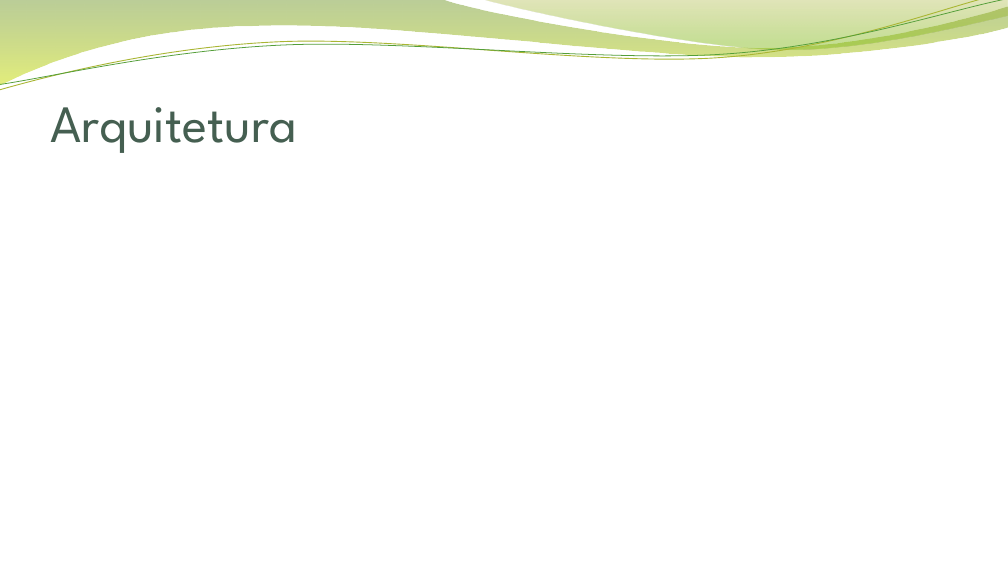
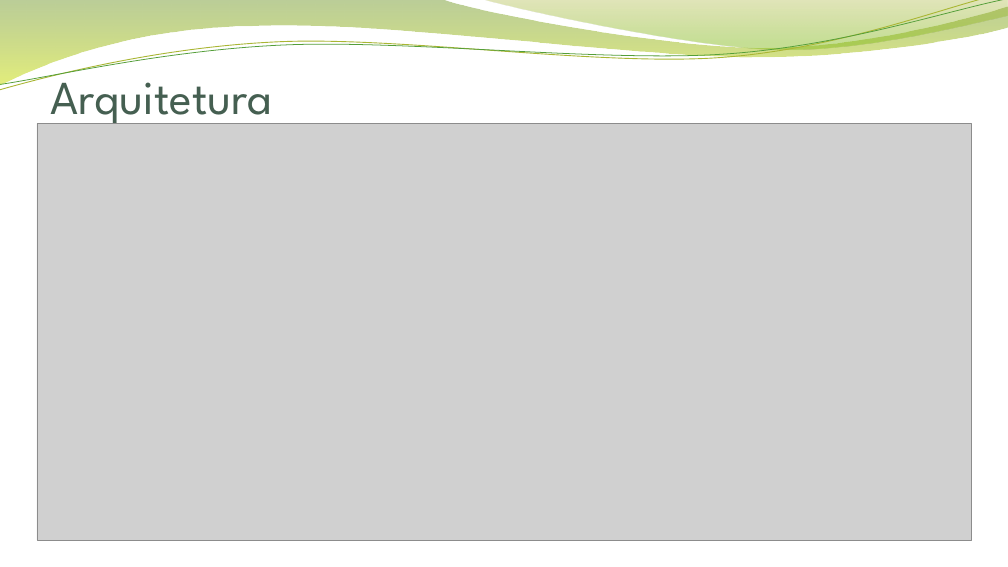
Before and after one commit to ChapelsDev/LSD, a slide deck: slide 5 of Apresentação.pptx. Drawn at 1008x567 pixels with LibreOffice and Linux fonts; fonts in the diff are those of the drawing; grey boxes stand for pictures; background and template pictures are left out. Boxes give left, top, right and bottom in pixels: in the first picture for what was removed or moved away, otherwise in the second. Text is boxed around its words. In the diff, an @@ line names an element or a change of style, - is before the commit and + after.

```diff
--- a/Apresentação.pptx
+++ b/Apresentação.pptx
@@ title "Arquitetura" at box(50, 67, 272, 128): size 50 to 45 pt @@
@@ picture added at box(37, 124, 972, 541) @@
```
Also in this commit, not shown: 1 slide added, 1 slide removed, 2 other files.
